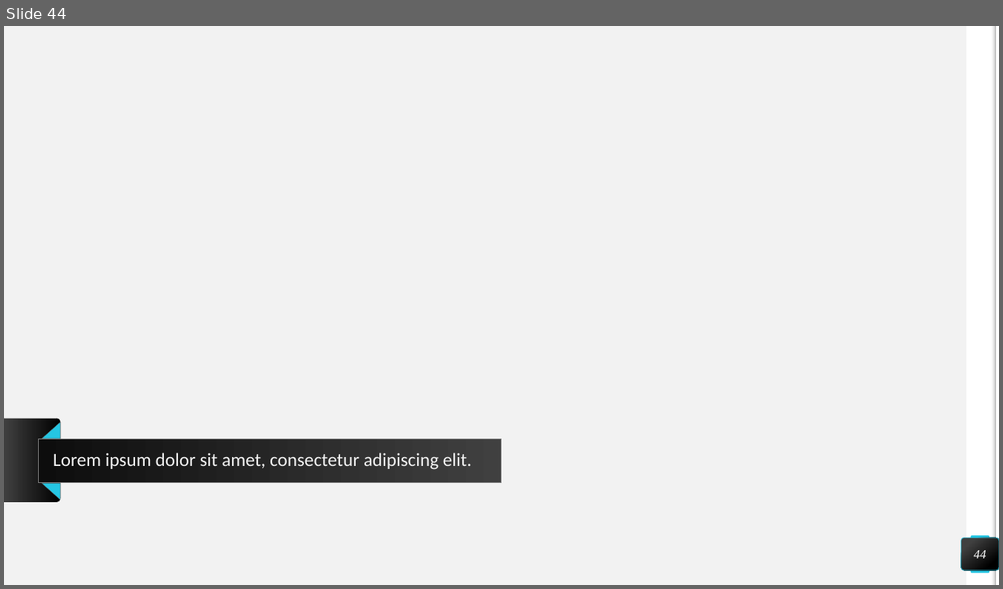
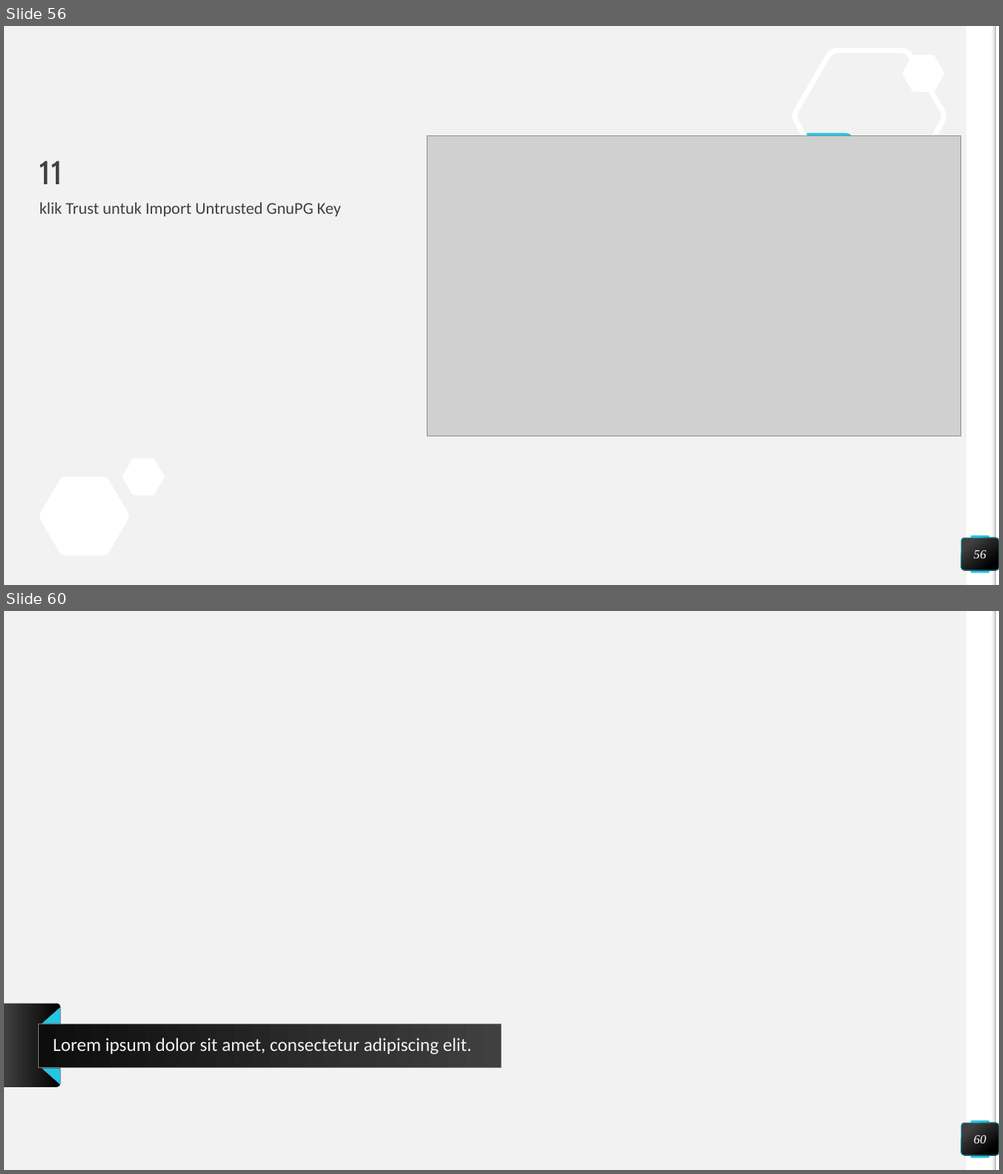
Before and after one commit to muammaradid/Pengantar-Deep-Learning, a slide deck: Tugas 1/54415319_Muammar Adid Prabowo_Tentang Python_4IA17.pptx. Shown one above the other, each under a label of ours: slide 44 before the commit, slides 56 and 60 after it; the slides between them are not shown. The pictures are 1003x589 and 1003x1174 pixels, drawn with LibreOffice and Linux fonts; fonts in the diff are those of the drawing; grey boxes stand for pictures; background and template pictures are left out. Boxes give left, top, right and bottom in pixels: in the first picture for what was removed or moved away, otherwise in the second. Text is boxed around its words. In the diff, an @@ line names an element or a change of style, - is before the commit and + after.

```diff
--- a/Tugas 1/54415319_Muammar Adid Prabowo_Tentang Python_4IA17.pptx
+++ b/Tugas 1/54415319_Muammar Adid Prabowo_Tentang Python_4IA17.pptx
@@ slide 56 added at <box>4,26,999,585</box>, background #F2F2F2; not listed: 4 template elements that a slide beside it also shows @@
@@ freeform shape added at <box>794,50,944,182</box>, outline #FFFFFF 5 pt @@
@@ freeform shape added at <box>902,55,944,92</box>, fill #FFFFFF @@
@@ picture added at <box>427,136,962,437</box> @@
@@ freeform shape added at <box>782,133,873,212</box>, fill #25C6E3 @@
@@ title added at <box>40,161,63,184</box>, 32 pt, text #404040 @@
+11
@@ text added at <box>40,202,341,217</box>, 16 pt, text #404040 @@
+klik Trust untuk Import Untrusted GnuPG Key
@@ freeform shape added at <box>122,459,165,495</box>, fill #FFFFFF @@
@@ freeform shape added at <box>39,477,129,557</box>, fill #FFFFFF @@
@@ page number added at <box>962,538,999,571</box>, fill gradient #404040 to #000000, outline #25C6E3 0.5 pt, 12 pt, text #FFFFFF, italic @@
+56
@@ what was slide 44 is now slide 60 @@
@@ page number at <box>973,1136,986,1144</box>: text changed @@
-44
+60
```
Also in this commit, not shown: 15 other slides added.
